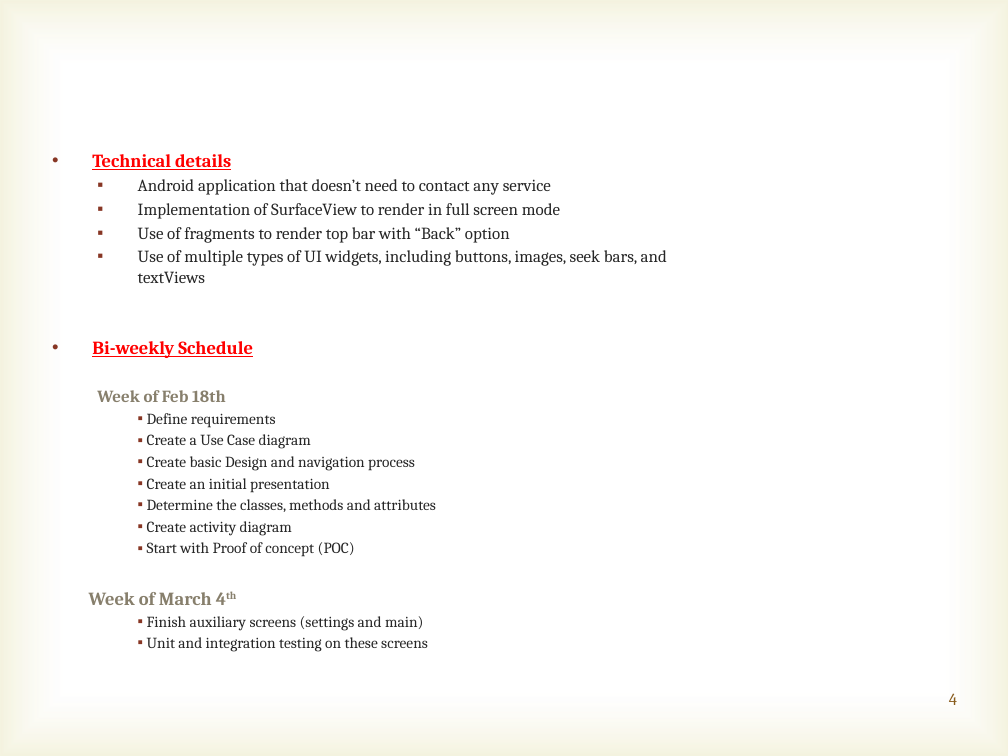
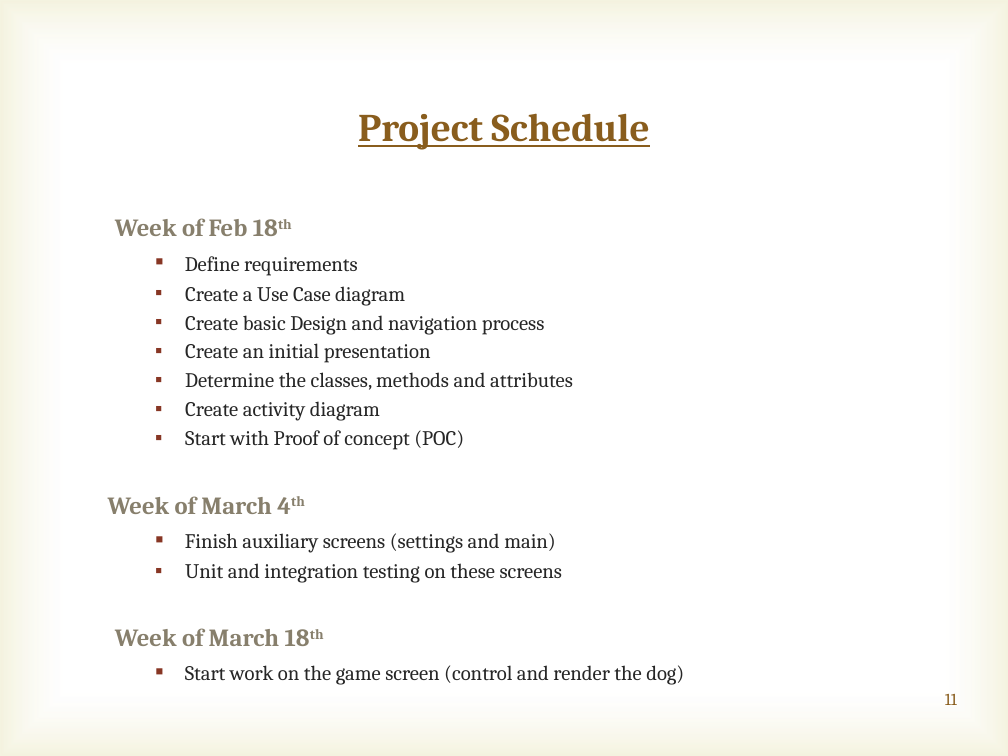
Before and after one commit to marcusvsilveira/lehman-android, a slide deck: slide 11 of Initial_presentation/Initial presentation.pptx (slide 4 before the commit). Drawn at 1008x756 pixels with LibreOffice and Linux fonts; fonts in the diff are those of the drawing; background and template pictures are left out. Boxes give left, top, right and bottom in pixels: in the first picture for what was removed or moved away, otherwise in the second. Text is boxed around its words. In the diff, an @@ line names an element or a change of style, - is before the commit and + after.

Commit message:
New presentation / reviewed with mocks and diagrams

```diff
--- a/Initial_presentation/Initial presentation.pptx
+++ b/Initial_presentation/Initial presentation.pptx
@@ title added at <box>358,113,649,150</box>, 28 pt, text #895D1D, bold, underline @@
+Project Schedule
@@ text "Week of Feb 18th": place and size @@
-text "Week of Feb 18th" at <box>89,154,667,652</box>
+text "Week of Feb 18th" at <box>108,218,684,685</box>
@@ text at <box>92,154,667,358</box>: paragraphs removed @@
-• Technical details
-  ▪ Android application that doesn’t need to contact any service
-  ▪ Implementation of SurfaceView to render in full screen mode
-  ▪ Use of fragments to render top bar with “Back” option
-  ▪ Use of multiple types of UI widgets, including buttons, images, seek bars, and textViews
-• Bi-weekly Schedule
@@ text at <box>108,218,573,583</box>: size 12.1 to 17.6 pt in "Week of Feb 18th"; now superscript in "18th"; size 11 to 14.8 pt in "Define requirements", "Create a Use Case diagram", "Create basic Design and navigation process", "Create an initial presentation" and 5 more places; size 13.2 to 17.6 pt in "Week of March 4th"; more space between paragraphs @@
@@ text at <box>115,628,684,685</box>: paragraphs added @@
+  Week of March 18th
+    ▪ Start work on the game screen (control and render the dog)
@@ page number at <box>945,694,957,705</box>: text changed @@
-4
+11
```
Also in this commit, not shown: 5 other slides changed, 7 slides added.
